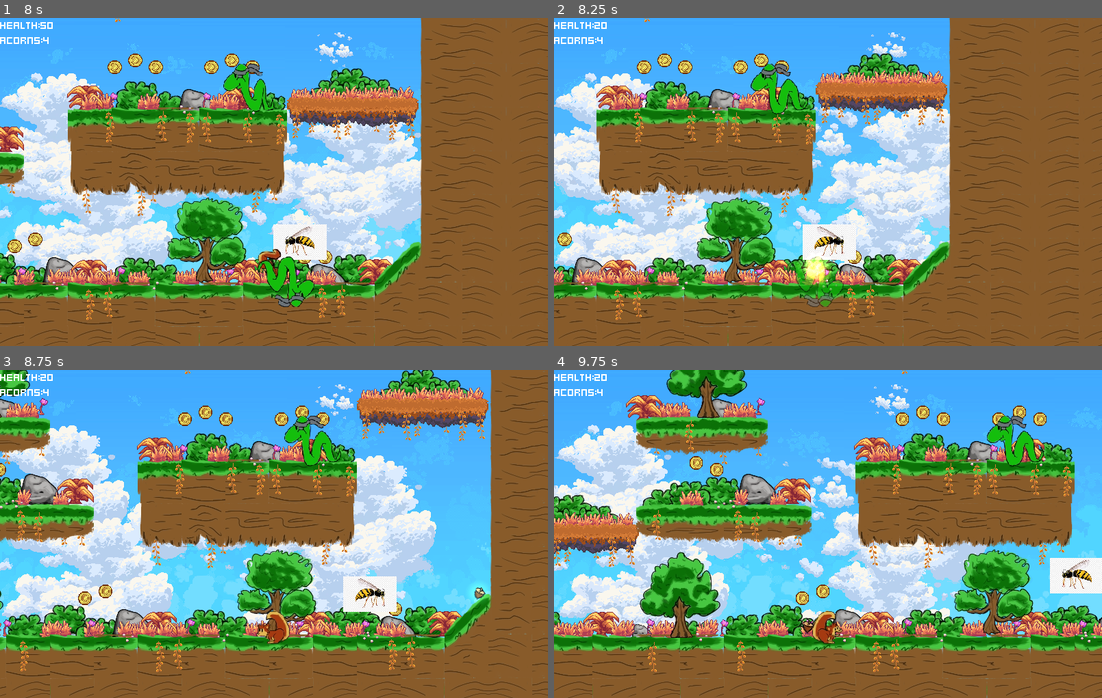
Above: before the commit, frames 1-4 (two rows, left to right).
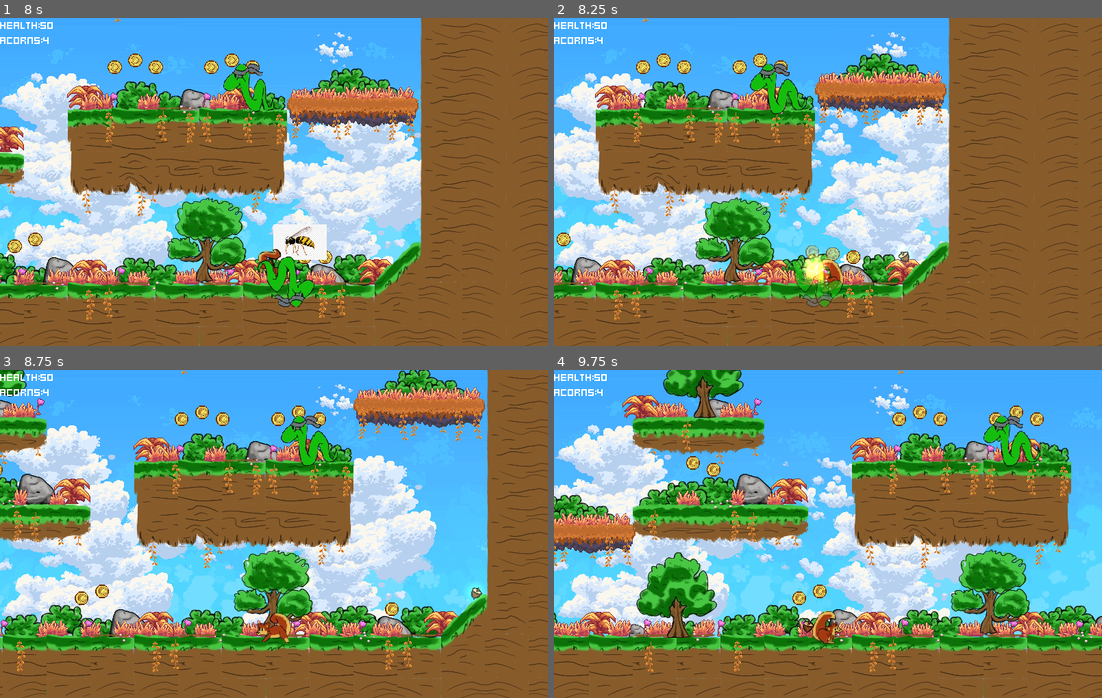
Above: after the commit, the same moments.

Repository: KieranL/ratatoskr
Game: Godot game, scene res://game_singleplayer.tscn
The game is run twice, just before and just after one commit, with the same random seed, the same clock (stepped at 60 frames per second) and the same inputs.
Inputs:
- Up to frame 1 (8 s): hold Right (move_right) 0.53-2.03 s; tap Q (melee) every 2.25 s from 0.6 to 7.35 s; tap Up (jump) at 0.77, 1.52, 3.02, 3.77, 4.52, 6.02, 6.77, 7.52 s; tap Space (spit) at 1.35, 3.6, 5.85 s; hold Left (move_left) 2.03-4.28 s; tap V (toggle_climb) at 2.1, 4.35, 6.6 s; hold Right (move_right) from 4.28 s (still down)
- Up to frame 2 (8.25 s): release Right (move_right) at 8.03 s; hold Left (move_left) from 8.03 s (still down); tap Space (spit) at 8.1 s
- Up to frame 3 (8.75 s): keep holding Left (move_left)
- Up to frame 4 (9.75 s): tap V (toggle_climb) at 8.85 s; tap Up (jump) at 9.02 s; release Left (move_left) at 9.53 s; hold Right (move_right) from 9.53 s (still down); tap Q (melee) at 9.6 s

Frame 1 is identical in both runs. In frame 2, 9.9% of the frame differs, in the area x 0-100%, y 0-100%; in frame 3, 21%; in frame 4, 23%.

Commit message:
Make hornets punchable

Diff:
--- a/scenes/maingame/enemies/hornet/hornet.gd
+++ b/scenes/maingame/enemies/hornet/hornet.gd
@@ -33,6 +33,8 @@
 
 const FRAME_FLICKER_AMOUNT = 4
 const FRAME_FLICKER_TIME = 400
+
+var _is_hit := false
 
 
 func _ready() -> void:
@@ -92,12 +94,16 @@
 
 
 func take_damage(damage) -> void:
-	CURRENT_HEALTH -= damage
+	if _is_hit == false:
+		_is_hit = true
+		CURRENT_HEALTH -= damage
 
-	trigger_invincible(FRAME_FLICKER_TIME)
+		await trigger_invincible(FRAME_FLICKER_TIME)
 
-	if CURRENT_HEALTH <= 0:
-		destroy()
+		if CURRENT_HEALTH <= 0:
+			destroy()
+
+		_is_hit = false
 
 func hunt(huntTarget: Node2D) -> void:
 	_state = State.HUNTING
--- a/scenes/maingame/enemies/hornet/spwaner.gd
+++ b/scenes/maingame/enemies/hornet/spwaner.gd
@@ -17,6 +17,8 @@
 
 var hornet_scene = preload("res://scenes/maingame/enemies/hornet/entity.tscn")
 
+var _is_hit = false
+
 # Called when the node enters the scene tree for the first time.
 func _ready() -> void:
 	CURRENT_HEALTH = MAX_HEALTH
@@ -33,12 +35,15 @@
 	pass
 
 func take_damage(damage) -> void:
-	CURRENT_HEALTH -= damage
+	if _is_hit == false:
+		_is_hit = true
+		CURRENT_HEALTH -= damage
 
-	trigger_invincible(FRAME_FLICKER_TIME)
+		await trigger_invincible(FRAME_FLICKER_TIME)
 
-	if CURRENT_HEALTH <= 0:
-		destroy()
+		if CURRENT_HEALTH <= 0:
+			destroy()
+		_is_hit = false
 
 func destroy() -> void:
 	for child in hornets.get_children():
@@ -65,7 +70,6 @@
 
 
 func _hornet_died() -> void:
-	print("killed a guy")
 	_current_spawned -= 1
 
 func trigger_invincible(duration_in_ms) -> void:
--- a/scenes/maingame/player/axe.gd
+++ b/scenes/maingame/player/axe.gd
@@ -26,3 +26,9 @@
 	if body is Enemy:
 		(body as Enemy).take_damage(100)
 		attacked = true
+	elif body is Hornet:
+		(body as Hornet).take_damage(100)
+		attacked = true
+	elif body is HornetNest:
+		(body as HornetNest).take_damage(100)
+		attacked = true
Not shown: 1 places in scenes/maingame/enemies/hornet/spwaner.tscn that only renumber resources
